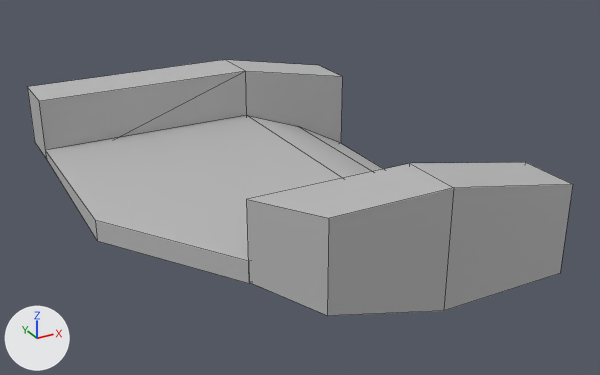
The FBX model Assets/Graphical Assets/Models/Environment/mod_env_bridge01_broken_piece03.fbx as it was, and as the next commit left it.
Camera for both pictures: a 50 mm camera at (-17.93, 14.06, 12.78) aimed at (-5.45, 36.75, 1.44). Lighting does not change. The marker at lower left points along +X, +Y and +Z. Mesh edges are drawn as thin lines. Where no turn or scale is listed for an object, it has been applied to the vertices. Vertices at the same position are counted once.

The older version as bpy lines, for what is in view:
```python
me_mesh = bpy.data.meshes.new('Mesh')
me_mesh.from_pydata(...)  # 36 vertices, 26 faces; spans x -6.28..6.28, y -7.5..7.5, z -1.92..1.92
# faces by material slot: [21, 5]
me_mesh.materials.append(mat_lambert1)  # grey #bcbcbc
me_mesh.materials.append(mat_lambert3)  # grey #bcbcbc
ob_mod_env_bridge01_broken_piece03 = bpy.data.objects.new('mod_env_bridge01_broken_piece03', me_mesh)
ob_mod_env_bridge01_broken_piece03.location = (-6.28, 37.45, 1.92)
```
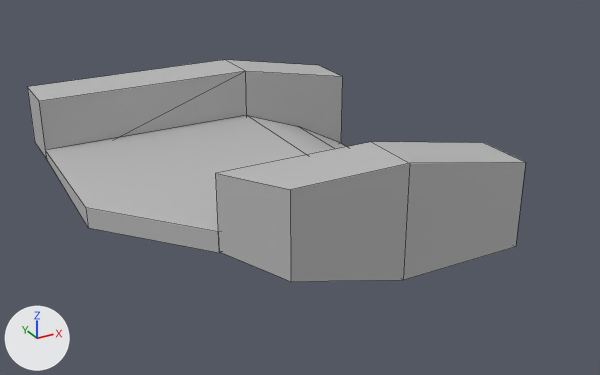
The newer file is also turned or shifted as a whole; pictures and numbers use the older file's frame.

Patch to the scene script:
```diff
--- a/Assets/Graphical Assets/Models/Environment/mod_env_bridge01_broken_piece03.fbx.py
+++ b/Assets/Graphical Assets/Models/Environment/mod_env_bridge01_broken_piece03.fbx.py
@@ me_mesh @@
 me_mesh.from_pydata(...)  # 36 vertices, 26 faces; spans x -6.28..6.28, y -7.5..7.5, z -1.92..1.92
 # used by ob_mod_env_bridge01_broken_piece03; location = (-6.28, 37.45, 1.92)
+# me_mesh part 1: all 2 vertices in x -6.28, y -1.05, z -0.59..0.09 are moved by (0.0, 1.0, 0.0)
+# me_mesh part 2: all 16 vertices in x -3.39..6.28, y -7.5..-5.5, z -1.92..1.92 are moved by (0.0, 2.0, 0.0)
 me_mesh.materials.append(mat_lambert1)
```

Changed parts and their boxes [x1, y1, x2, y2] in the pictures (600 x 375 px; the box of a moved part takes in the faces that stretch with it):
'mod_env_bridge01_broken_piece03', reshaped (9% narrower, 13% shorter): before [27, 60, 573, 316]; after [27, 60, 526, 282]
part 1 of me_mesh, moved or reshaped: before [46, 116, 341, 283]; after [46, 116, 306, 253]
part 2 of me_mesh, moved or reshaped: before [247, 116, 573, 316]; after [216, 116, 526, 282]
